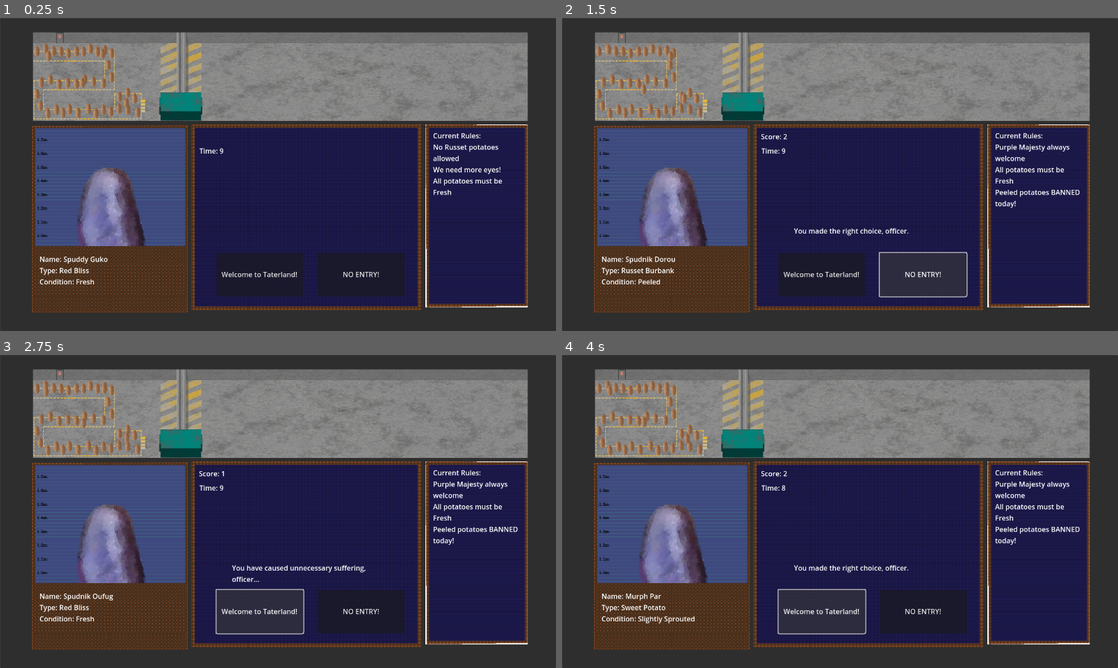
Above: before the commit, frames 1-4 (two rows, left to right).
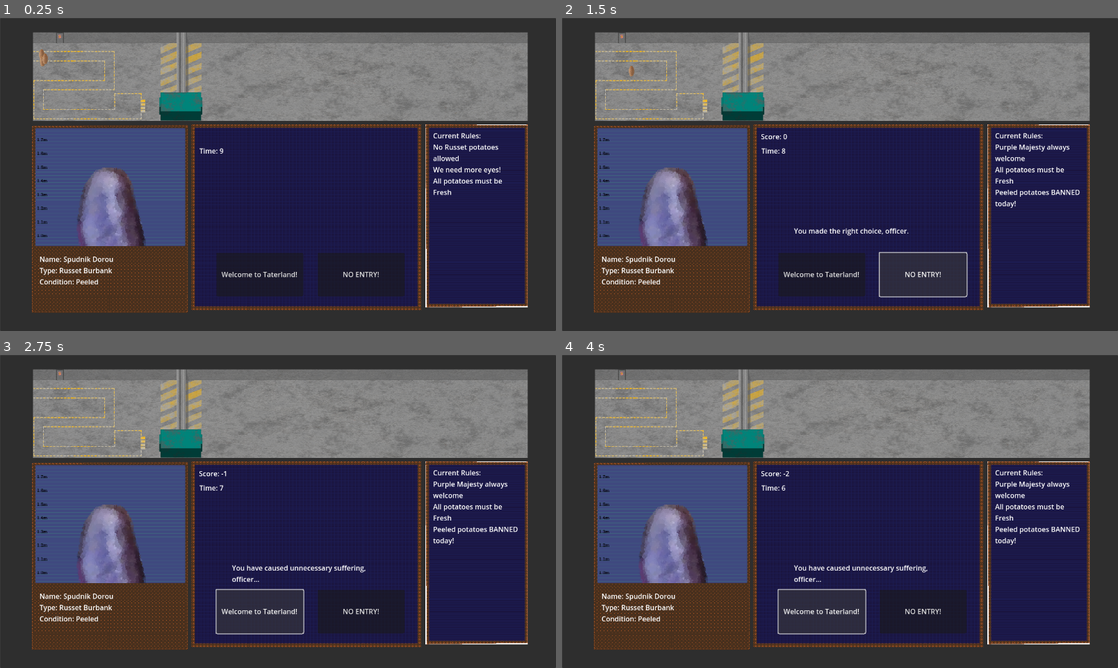
Above: after the commit, the same moments.

Repository: Lost-Rabbit-Digital/SpudCustoms
Game: Godot game, scene res://mainGame.tscn
Same seed, same stepped clock (60 frames per second), same inputs: the game is played once before the commit and once after it.
Inputs:
- Up to frame 1 (0.25 s): no input
- Up to frame 2 (1.5 s): click "Welcome to Taterland!" at 0.5 s; click "NO ENTRY!" at 1.25 s
- Up to frame 3 (2.75 s): click "Welcome to Taterland!" at 2 s
- Up to frame 4 (4 s): click "Welcome to Taterland!" at 2.75 s

The runs differ from the first frame. In frame 1, 1.3% of the frame differs, in the area x 6-26%, y 8-86%; in frame 2, 1.1%; in frame 3, 1.3%; in frame 4, 1.7%, in the area x 6-66%, y 8-86%.

Commit message:
Updating queue manager

Diff:
--- a/PotatoPerson.gd
+++ b/PotatoPerson.gd
@@ -1,32 +1,6 @@
-extends Node2D
+extends Node2D  # or whatever node type you're using
 
-var original_position: Vector2
-var max_distance: float = 10.0  # Maximum distance from origin
-var speed: float = 20.0  # Movement speed
-var direction: Vector2 = Vector2.ZERO
-var change_direction_time: float = 2.0  # Time before changing direction
-var timer: float = 0.0
+var target_position: Vector2
 
-func _ready() -> void:
-	original_position = global_position
-	randomize()  # Initialize random number generator
-	change_direction()
-
-func _process(delta: float) -> void:
-	timer += delta
-	if timer >= change_direction_time:
-		change_direction()
-		timer = 0.0
-
-	var movement = direction * speed * delta
-	var new_position = global_position + movement
-
-	# Check if new position is within bounds
-	if new_position.distance_to(original_position) <= max_distance:
-		global_position = new_position
-	else:
-		# If out of bounds, move back towards the origin
-		direction = (original_position - global_position).normalized()
-
-func change_direction() -> void:
-	direction = Vector2(randf_range(-1, 1), randf_range(-1, 1)).normalized()
+func move_toward(target: Vector2, speed: float):
+	position = position.move_toward(target, speed)
--- /dev/null
+++ b/QueueManager.gd
@@ -0,0 +1,58 @@
+extends Node2D
+
+var PotatoPerson = preload("res://PotatoPerson.tscn")
+var path: Path2D
+var curve: Curve2D
+var max_potatoes: int = 10
+var potatoes: Array = []
+var spawn_point: Vector2
+
+func _ready():
+	var path_node_path: NodePath = ^"../Path2D (SpuddyQueue)"
+	path = get_node(path_node_path)
+	curve = path.curve
+	spawn_point = curve.get_point_position(0)
+	print("Path loaded, spawn point set to: ", spawn_point)
+
+func add_potato():
+	if potatoes.size() >= max_potatoes:
+		print("Maximum number of potatoes reached")
+		return
+
+	var potato = PotatoPerson.instantiate()
+	add_child(potato)
+	potato.position = spawn_point
+	potatoes.push_front(potato)  # Add new potatoes to the front of the array
+	print("Potato added. Total potatoes: ", potatoes.size())
+	update_positions()
+
+func remove_potato():
+	if potatoes.size() > 0:
+		var potato = potatoes.pop_back()  # Remove the potato at the end of the queue
+		potato.queue_free()
+		print("Potato removed. Total potatoes: ", potatoes.size())
+		update_positions()
+
+func update_positions():
+	var path_length = curve.get_baked_length()
+	print("Updating positions for ", potatoes.size(), " potatoes")
+	for i in range(potatoes.size()):
+		var offset = 1.0 - (float(i) / max(1, potatoes.size() - 1))  # Reverse the offset
+		var distance_along_path = path_length * offset
+		var target_position = curve.sample_baked(distance_along_path)
+		var random_offset = Vector2(randf_range(-5, 5), randf_range(-5, 5))
+		potatoes[i].target_position = target_position + random_offset
+		print("Potato ", i, " target position set to: ", potatoes[i].target_position)
+
+func _process(delta):
+	for potato in potatoes:
+		if potato.has_method("move_toward"):
+			potato.move_toward(potato.target_position, delta * 50)
+		else:
+			potato.position = potato.position.move_toward(potato.target_position, delta * 50)
+
+# Call this function to manually add potatoes for testing
+func debug_add_potatoes(count: int):
+	for i in range(count):
+		add_potato()
+	print("Debug: Added ", count, " potatoes")
--- a/mainGame.gd
+++ b/mainGame.gd
@@ -5,6 +5,7 @@
 var score = 0
 var time_left = 10  # seconds per decision
 var current_rules = []
+var queue_manager: Node2D
 
 func generate_rules():
 	current_rules = [
@@ -38,6 +39,9 @@
 	return true
 
 func _ready():
+	queue_manager = $"Node2D (QueueManager)"  # Make sure to add QueueManager as a child of Main
+	new_potato()
+	new_potato()
 	new_potato()
 	generate_rules()
 
@@ -48,6 +52,7 @@
 	current_potato = generate_potato()
 	$"Label (PotatoInfo)".text = current_potato.description
 	$Timer.start(time_left)
+	queue_manager.add_potato()
 
 func generate_potato():
 	# Generate random potato characteristics
@@ -110,7 +115,7 @@
 		$"Label (JudgementInfo)".text = "You have caused unnecessary suffering, officer..."
 		score -= 1
 	$"Label (ScoreLabel)".text = "Score: " + str(score)
-	new_potato()
+	queue_manager.remove_potato()
 	if randi() % 5 == 0:  # 20% chance to change rules
 		generate_rules()
 
--- a/mainGame.tscn
+++ b/mainGame.tscn
@@ -8,7 +8,14 @@
 [ext_resource type="Texture2D" uid="uid://blc1si6nool21" path="res://world_panel.png" id="5_h10h2"]
 [ext_resource type="Texture2D" uid="uid://bca3wt2f8plkr" path="res://potatoes/heads/purple_majesty_head.png" id="7_0jh12"]
 [ext_resource type="Texture2D" uid="uid://kjlwp8d6npbd" path="res://Potato_line.png" id="8_s0lh3"]
-[ext_resource type="PackedScene" path="res://PotatoPerson.tscn" id="9_bxbx1"]
+[ext_resource type="PackedScene" uid="uid://c07b46wsf1fc1" path="res://PotatoPerson.tscn" id="9_bxbx1"]
+[ext_resource type="Script" path="res://QueueManager.gd" id="10_a4p7n"]
+
+[sub_resource type="Curve2D" id="Curve2D_x3wa3"]
+_data = {
+"points": PackedVector2Array(0, 0, 0, 0, 93, 88, 0, 0, 0, 0, 249, 90, 0, 0, 0, 0, 252, 154, 0, 0, 0, 0, 87, 156, 0, 0, 0, 0, 88, 222, 0, 0, 0, 0, 279, 221, 0, 0, 0, 0, 297, 202, 0, 0, 0, 0, 325, 203)
+}
+point_count = 8
 
 [node name="Node2D" type="Node2D"]
 script = ExtResource("1_s4bva")
@@ -90,26 +97,37 @@
 offset_bottom = 640.0
 text = "NO ENTRY!"
 
-[node name="RussetBurbankPotato(2)" type="Sprite2D" parent="."]
+[node name="PotatoMugshot" type="Sprite2D" parent="."]
 position = Vector2(252, 419)
 scale = Vector2(1.64844, 1.64844)
 texture = ExtResource("7_0jh12")
 
 [node name="PotatoLine" type="Sprite2D" parent="."]
+visible = false
 position = Vector2(648, 134)
 texture = ExtResource("8_s0lh3")
 
 [node name="Node2D (PotatoPerson)4" parent="." instance=ExtResource("9_bxbx1")]
+visible = false
 position = Vector2(288, 192)
 
 [node name="Node2D (PotatoPerson)2" parent="." instance=ExtResource("9_bxbx1")]
+visible = false
 position = Vector2(241, 84)
 
 [node name="Node2D (PotatoPerson)3" parent="." instance=ExtResource("9_bxbx1")]
+visible = false
 position = Vector2(189, 154)
 
 [node name="Node2D (PotatoPerson)" parent="." instance=ExtResource("9_bxbx1")]
+visible = false
 position = Vector2(110, 82)
+
+[node name="Path2D (SpuddyQueue)" type="Path2D" parent="."]
+curve = SubResource("Curve2D_x3wa3")
+
+[node name="Node2D (QueueManager)" type="Node2D" parent="."]
+script = ExtResource("10_a4p7n")
 
 [connection signal="timeout" from="Timer" to="." method="_on_timer_timeout"]
 [connection signal="pressed" from="Button (WelcomeButton)" to="." method="_on_button_welcome_button_pressed"]
Not shown: 1 places in mainGame.tscn that only renumber resources
